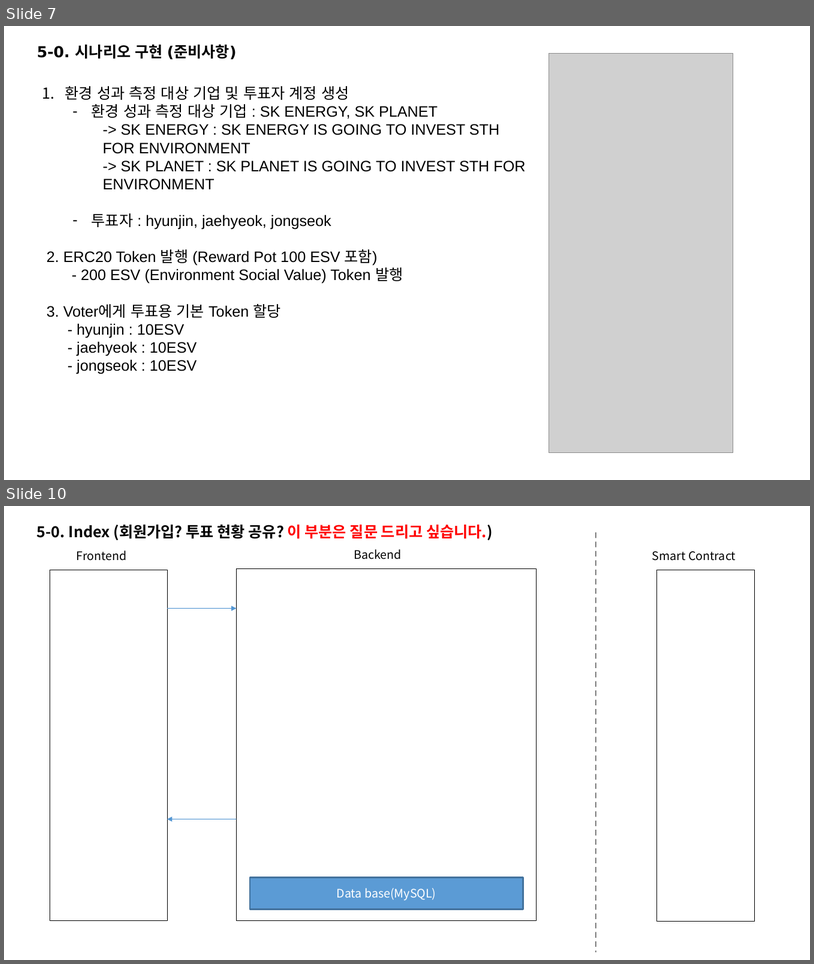
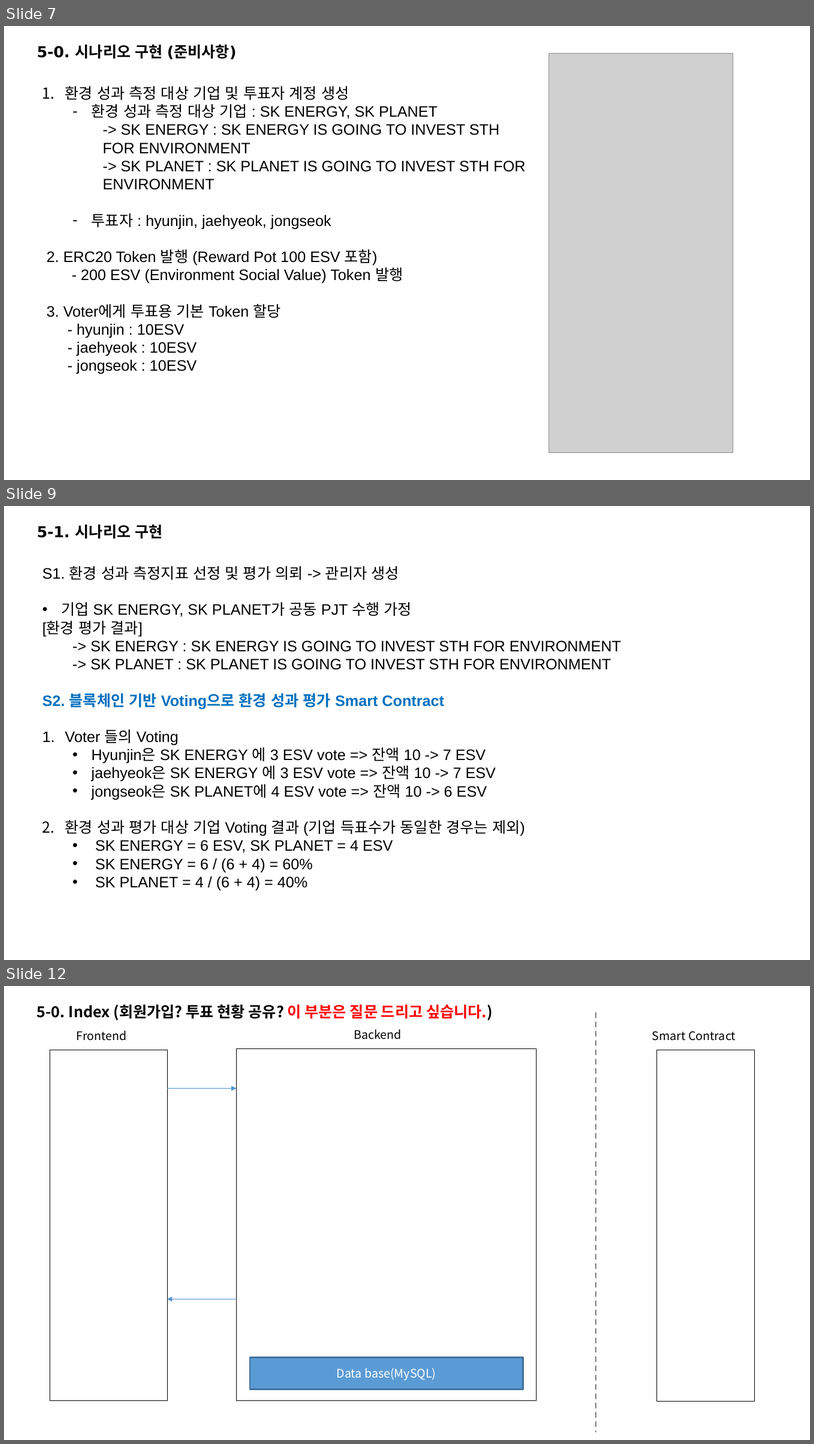
Before and after one commit to ro0opf/blockchain-jdp, a slide deck: blockchain_archi_v3.1.pptx. Shown one above the other, each under a label of ours: slides 7 and 10 before the commit, slides 7, 9 and 12 after it; the slides between them are not shown. The pictures are 814x964 and 814x1444 pixels, drawn with LibreOffice and Linux fonts; fonts in the diff are those of the drawing; grey boxes stand for pictures. Boxes give left, top, right and bottom in pixels: in the first picture for what was removed or moved away, otherwise in the second. Text is boxed around its words. In the diff, an @@ line names an element or a change of style, - is before the commit and + after.

```diff
--- a/blockchain_archi_v3.1.pptx
+++ b/blockchain_archi_v3.1.pptx
@@ slide 9 added at [4, 506, 810, 960], background #FFFFFF @@
@@ text added at [37, 524, 162, 539], 18 pt, text #000000, bold @@
+5-1. 시나리오 구현
@@ text added at [42, 566, 621, 891], 18 pt, text #000000 @@
+S1. 환경 성과 측정지표 선정 및 평가 의뢰 -> 관리자 생성
+• 기업 SK ENERGY, SK PLANET가 공동 PJT 수행 가정
+[환경 평가 결과]
+  -> SK ENERGY : SK ENERGY IS GOING TO INVEST STH FOR ENVIRONMENT
+  -> SK PLANET : SK PLANET IS GOING TO INVEST STH FOR ENVIRONMENT
+S2. 블록체인 기반 Voting으로 환경 성과 평가 Smart Contract
+1. Voter 들의 Voting
+  • Hyunjin은 SK ENERGY 에 3 ESV vote => 잔액 10 -> 7 ESV
+  • jaehyeok은 SK ENERGY 에 3 ESV vote => 잔액 10 -> 7 ESV
+  • jongseok은 SK PLANET에 4 ESV vote => 잔액 10 -> 6 ESV
+2. 환경 성과 평가 대상 기업 Voting 결과 (기업 득표수가 동일한 경우는 제외)
+  • SK ENERGY = 6 ESV, SK PLANET = 4 ESV
+  • SK ENERGY = 6 / (6 + 4) = 60%
+  • SK PLANET = 4 / (6 + 4) = 40%
@@ what was slide 10 is now slide 12 @@
```
Also in this commit, not shown: 2 slides changed, 1 other slide added.
